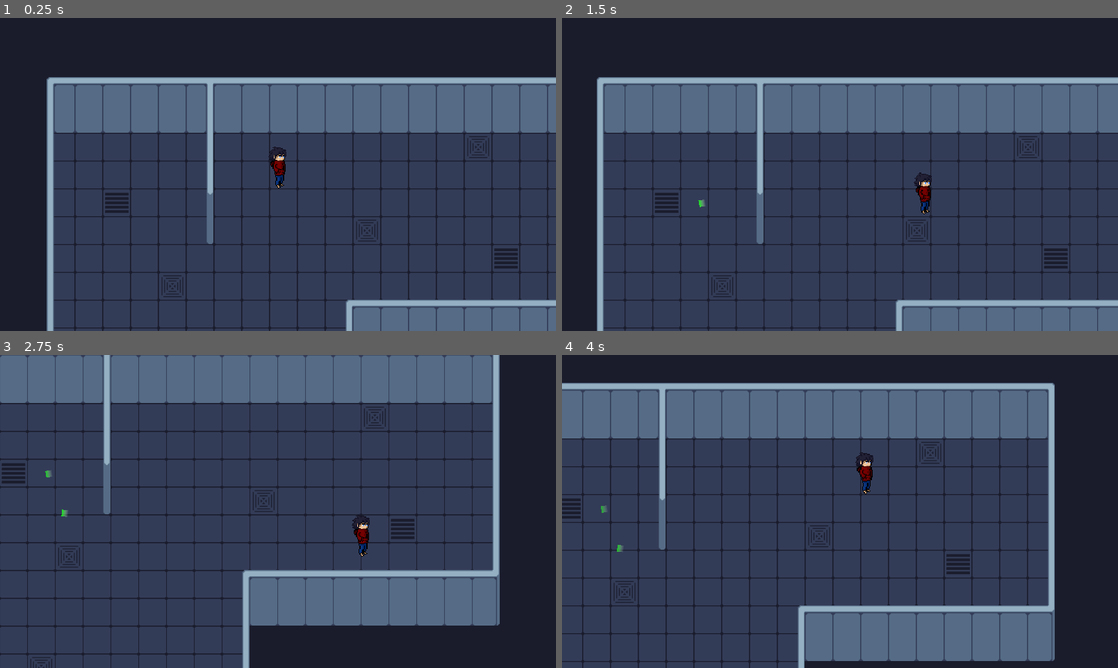
Above: before the commit, frames 1-4 (two rows, left to right).
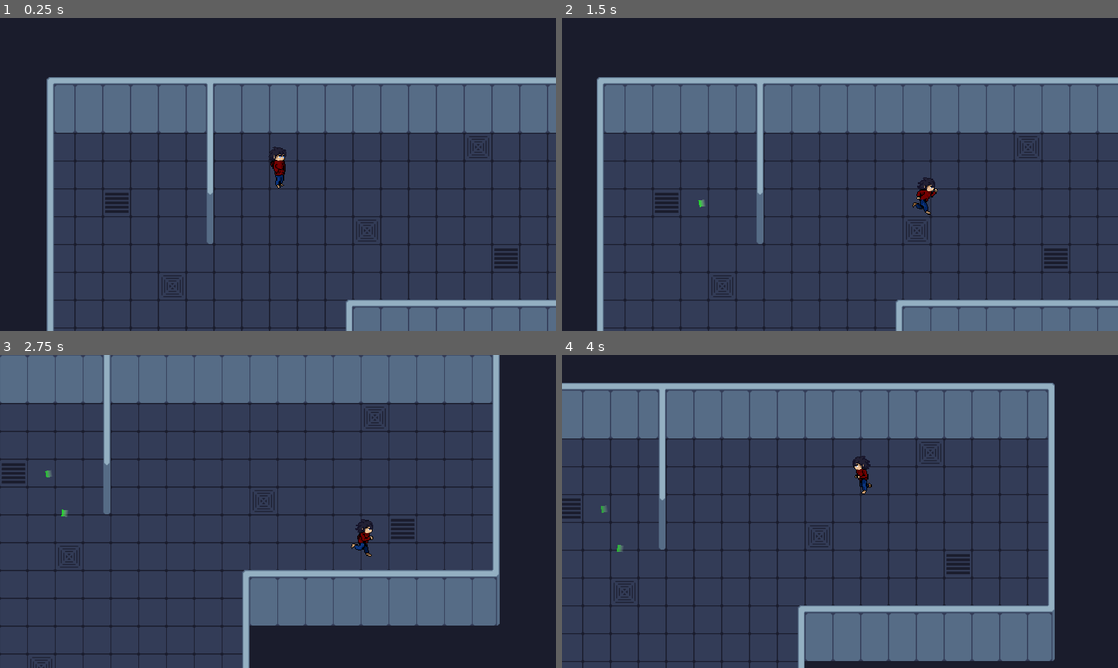
Above: after the commit, the same moments.

Repository: DarrylBD99/Game-Off-2023
Game: Godot game, scene res://Scenes/Levels/LevelTest.tscn
The game is run twice, just before and just after one commit, with the same random seed, the same clock (stepped at 60 frames per second) and the same inputs.
Inputs (mouse positions are in pixels of both pictures, inside the frame that each line leads up to):
- Up to frame 1 (0.25 s): no input
- Up to frame 2 (1.5 s): tap Enter at 0.5 s; move the mouse to (962, 158) at 0.52 s; hold D (player_right) 0.53-1.28 s; hold Q (player_ability) 0.53-1.28 s; move the mouse to (728, 190) at 1.27 s; hold S (player_down) from 1.28 s (still down); click (728, 190) at 1.35 s
- Up to frame 3 (2.75 s): move the mouse to (333, 442) at 2.02 s; release S (player_down) at 2.03 s; hold D (player_right) from 2.03 s (still down); hold Q (player_ability) from 2.03 s (still down)
- Up to frame 4 (4 s): move the mouse to (812, 574) at 2.77 s; release D (player_right) at 2.78 s; release Q (player_ability) at 2.78 s; hold W (player_up) 2.78-3.53 s; click (812, 574) at 2.85 s; move the mouse to (1006, 558) at 3.52 s; hold A (player_left) from 3.53 s (still down); hold Q (player_ability) from 3.53 s (still down)

The runs differ from the first frame. In frame 2, 0.3% of the frame differs, in the area x 63-68%, y 49-63%; in frame 3, 0.3%; in frame 4, 0.3%.

Commit message:
added player animation

Diff:
--- a/Scenes/Objects/Entity/player.tscn
+++ b/Scenes/Objects/Entity/player.tscn
@@ -30,18 +30,91 @@
 "update": 0,
 "values": [Vector2(1, 1)]
 }
+tracks/1/type = "value"
+tracks/1/imported = false
+tracks/1/enabled = true
+tracks/1/path = NodePath("Sprite2D:frame")
+tracks/1/interp = 1
+tracks/1/loop_wrap = true
+tracks/1/keys = {
+"times": PackedFloat32Array(0),
+"transitions": PackedFloat32Array(1),
+"update": 1,
+"values": [0]
+}
+
+[sub_resource type="Animation" id="Animation_vw44p"]
+resource_name = "IDLE"
+length = 0.1
+loop_mode = 1
+tracks/0/type = "value"
+tracks/0/imported = false
+tracks/0/enabled = true
+tracks/0/path = NodePath("Sprite2D:frame")
+tracks/0/interp = 1
+tracks/0/loop_wrap = true
+tracks/0/keys = {
+"times": PackedFloat32Array(0),
+"transitions": PackedFloat32Array(1),
+"update": 1,
+"values": [0]
+}
+
+[sub_resource type="Animation" id="Animation_urury"]
+resource_name = "MOVE"
+length = 0.8
+loop_mode = 1
+tracks/0/type = "value"
+tracks/0/imported = false
+tracks/0/enabled = true
+tracks/0/path = NodePath("Sprite2D:frame")
+tracks/0/interp = 1
+tracks/0/loop_wrap = true
+tracks/0/keys = {
+"times": PackedFloat32Array(0, 0.1, 0.2, 0.3, 0.4, 0.5, 0.6, 0.7, 0.8),
+"transitions": PackedFloat32Array(1, 1, 1, 1, 1, 1, 1, 1, 1),
+"update": 1,
+"values": [8, 9, 10, 11, 12, 13, 14, 15, 15]
+}
 
 [sub_resource type="AnimationLibrary" id="AnimationLibrary_kvl2y"]
 _data = {
+"IDLE": SubResource("Animation_vw44p"),
+"MOVE": SubResource("Animation_urury"),
 "RESET": SubResource("Animation_qx5qg")
 }
+
+[sub_resource type="AnimationNodeAnimation" id="AnimationNodeAnimation_m35e1"]
+animation = &"IDLE"
+
+[sub_resource type="AnimationNodeAnimation" id="AnimationNodeAnimation_fg1pi"]
+animation = &"MOVE"
+
+[sub_resource type="AnimationNodeAnimation" id="AnimationNodeAnimation_oarj6"]
+animation = &"MOVE"
+
+[sub_resource type="AnimationNodeBlendSpace1D" id="AnimationNodeBlendSpace1D_i81tf"]
+blend_point_0/node = SubResource("AnimationNodeAnimation_m35e1")
+blend_point_0/pos = 0.0
+blend_point_1/node = SubResource("AnimationNodeAnimation_fg1pi")
+blend_point_1/pos = -1.0
+blend_point_2/node = SubResource("AnimationNodeAnimation_oarj6")
+blend_point_2/pos = 1.0
+blend_mode = 1
+sync = true
+
+[sub_resource type="AnimationNodeStateMachineTransition" id="AnimationNodeStateMachineTransition_qbp38"]
+advance_mode = 2
 
 [sub_resource type="AnimationNodeStateMachine" id="AnimationNodeStateMachine_mqyfh"]
 states/End/position = Vector2(865, 61)
+states/Movement/node = SubResource("AnimationNodeBlendSpace1D_i81tf")
+states/Movement/position = Vector2(522, 61)
 states/Start/position = Vector2(205, 61)
+transitions = ["Start", "Movement", SubResource("AnimationNodeStateMachineTransition_qbp38")]
 
 [sub_resource type="RectangleShape2D" id="RectangleShape2D_okhtf"]
-size = Vector2(18, 48)
+size = Vector2(18, 43)
 
 [node name="Player" type="CharacterBody2D" node_paths=PackedStringArray("AimRayCast", "state_manager", "size_state_manager", "animation_tree", "health", "attack", "hitbox")]
 collision_layer = 17
@@ -108,6 +181,7 @@
 [node name="AnimationTree" type="AnimationTree" parent="."]
 tree_root = SubResource("AnimationNodeStateMachine_mqyfh")
 anim_player = NodePath("../AnimationPlayer")
+parameters/Movement/blend_position = 0.0
 
 [node name="AimRayCast" type="RayCast2D" parent="."]
 collision_mask = 10
@@ -120,7 +194,7 @@
 health = NodePath("../HP")
 
 [node name="Collision" type="CollisionShape2D" parent="Hitbox"]
-position = Vector2(0, -8)
+position = Vector2(0, -5.5)
 shape = SubResource("RectangleShape2D_okhtf")
 
 [node name="Sprite2D" type="Sprite2D" parent="."]
@@ -128,5 +202,7 @@
 material = ExtResource("11_wf3w5")
 position = Vector2(0, -8)
 texture = ExtResource("12_fggjs")
+hframes = 8
+vframes = 2
 
 [node name="AudioListener2D" type="AudioListener2D" parent="."]
--- a/Scripts/Entity/Player/States/RUN.gd
+++ b/Scripts/Entity/Player/States/RUN.gd
@@ -9,6 +9,13 @@
 		return idle
 
 	entity.velocity = move_pos * entity.speed
+	entity.update_facing_dir(move_pos)
 	entity.move_and_slide()
+	print(entity.animation_tree.get("parameters/Movement/blend_position"))
+	return null
 
-	return null
+func start():
+	entity.animation_tree.set("parameters/Movement/blend_position", 1)
+
+func end():
+	entity.animation_tree.set("parameters/Movement/blend_position", 0)
--- a/Scripts/Entity/entity.gd
+++ b/Scripts/Entity/entity.gd
@@ -8,19 +8,25 @@
 @export var action_state_manager : StateManager
 @export var size_state_manager : StateManager
 
+@export var health : Health
+@export var attack : Attack
+@export var hitbox : Hitbox
+
 @export var animation_tree : AnimationTree
 @export var size_time_limit : Timer
 
-@export var health : Health
-@export var attack : Attack
-@export var hitbox : Hitbox
+@onready var sprite : Sprite2D = $Sprite2D
 
 var can_fire : bool = true
 var normal_size : State
 var size_bool : bool = false
 var flash_timer : Timer
+var x_dir : int = 1
 
 func _ready():
+	if animation_tree:
+		animation_tree.active = true
+
 	# Base State Machine
 	if state_manager:
 		state_manager.ready()
@@ -114,3 +120,8 @@
 func _on_flash_finish():
 	if $Sprite2D.material:
 		$Sprite2D.material.set_shader_parameter("flash_alpha", 0)
+
+func update_facing_dir(move_pos):
+	if move_pos.x != 0:
+		x_dir = sign(move_pos.x)
+		sprite.flip_h = (x_dir < 0)
--- a/Scripts/Misc/State Machine/State.gd
+++ b/Scripts/Misc/State Machine/State.gd
@@ -3,6 +3,9 @@
 
 var entity : Entity
 var move_pos : Vector2 = Vector2.ZERO
+
+var start_anim : String
+var end_anim : String
 
 func is_ready() -> bool:
 	return true
Not shown: 2 places in Scenes/Objects/Entity/player.tscn that only renumber resources
Binary file changed: Sprites/Character/Protag.png
Not shown, changed: Sprites/Character/Protag.png.import
